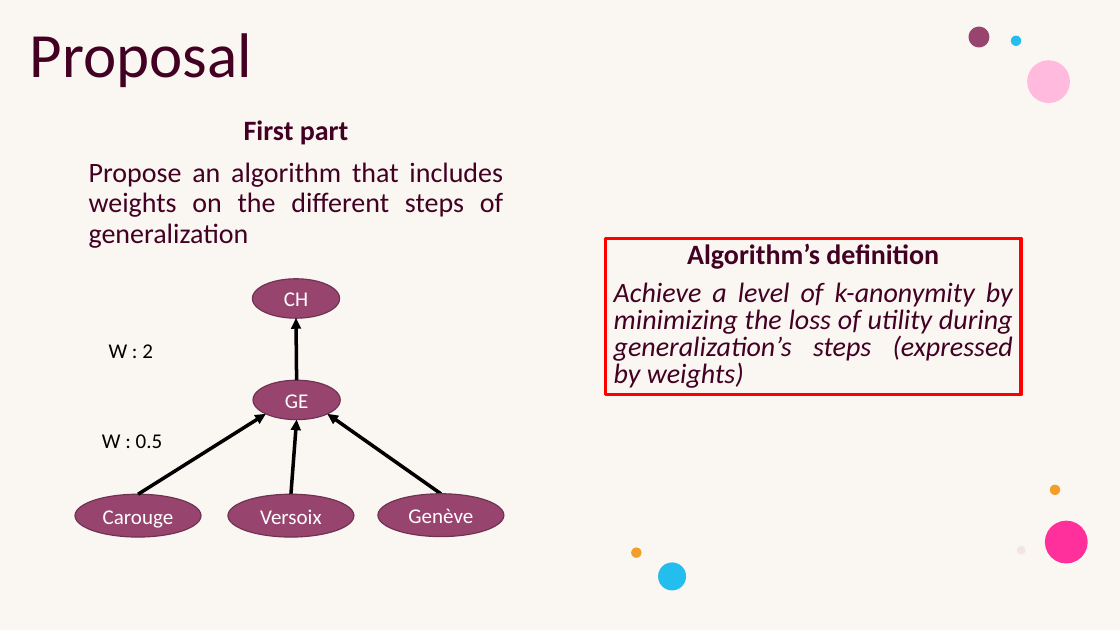
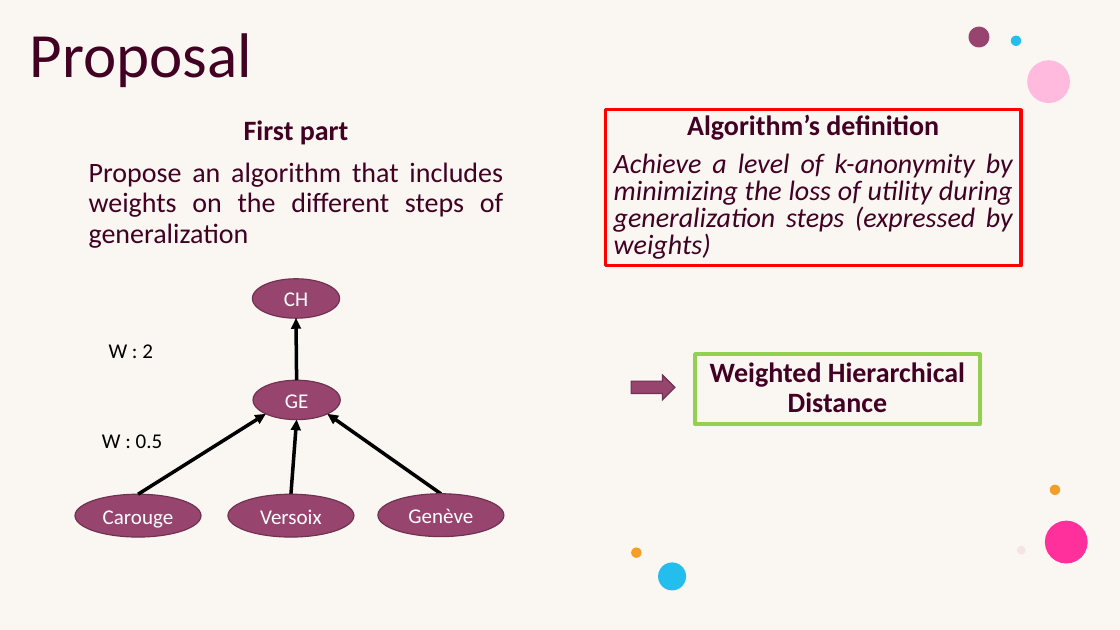
Before and after one commit to Ltochon/k-anon_tool, a slide deck: slide 3 of presentation/Présentation_1.pptx. Drawn at 1120x630 pixels with LibreOffice and Linux fonts; fonts in the diff are those of the drawing. Boxes give left, top, right and bottom in pixels: in the first picture for what was removed or moved away, otherwise in the second. Text is boxed around its words. In the diff, an @@ line names an element or a change of style, - is before the commit and + after.

```diff
--- a/presentation/Présentation_1.pptx
+++ b/presentation/Présentation_1.pptx
@@ rectangle "Algorithm’s definition": place and size @@
-rectangle "Algorithm’s definition" at (606,239,1022,395)
+rectangle "Algorithm’s definition" at (606,110,1022,266)
@@ text in rectangle at (614,153,1013,259): text changed @@
-Achieve a level of k-anonymity by minimizing the loss of utility during generalization’s steps (expressed by weights)
+Achieve a level of k-anonymity by minimizing the loss of utility during generalization steps (expressed by weights)
@@ rectangle added at (695,355,980,425), outline #92D050 3 pt, 24 pt, text #420023, bold @@
+Weighted Hierarchical Distance
@@ right arrow added at (631,375,675,400), fill #97446E, outline #703251 1 pt @@
```
Also in this commit, not shown: 3 other slides changed, 1 slide added.
